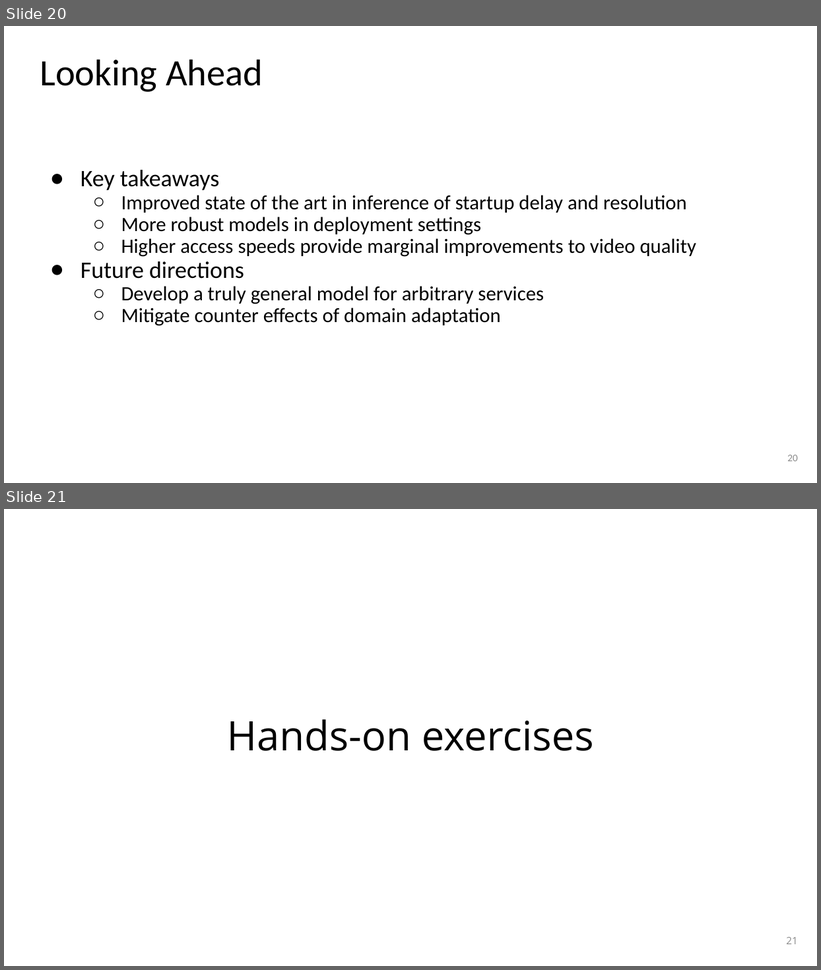
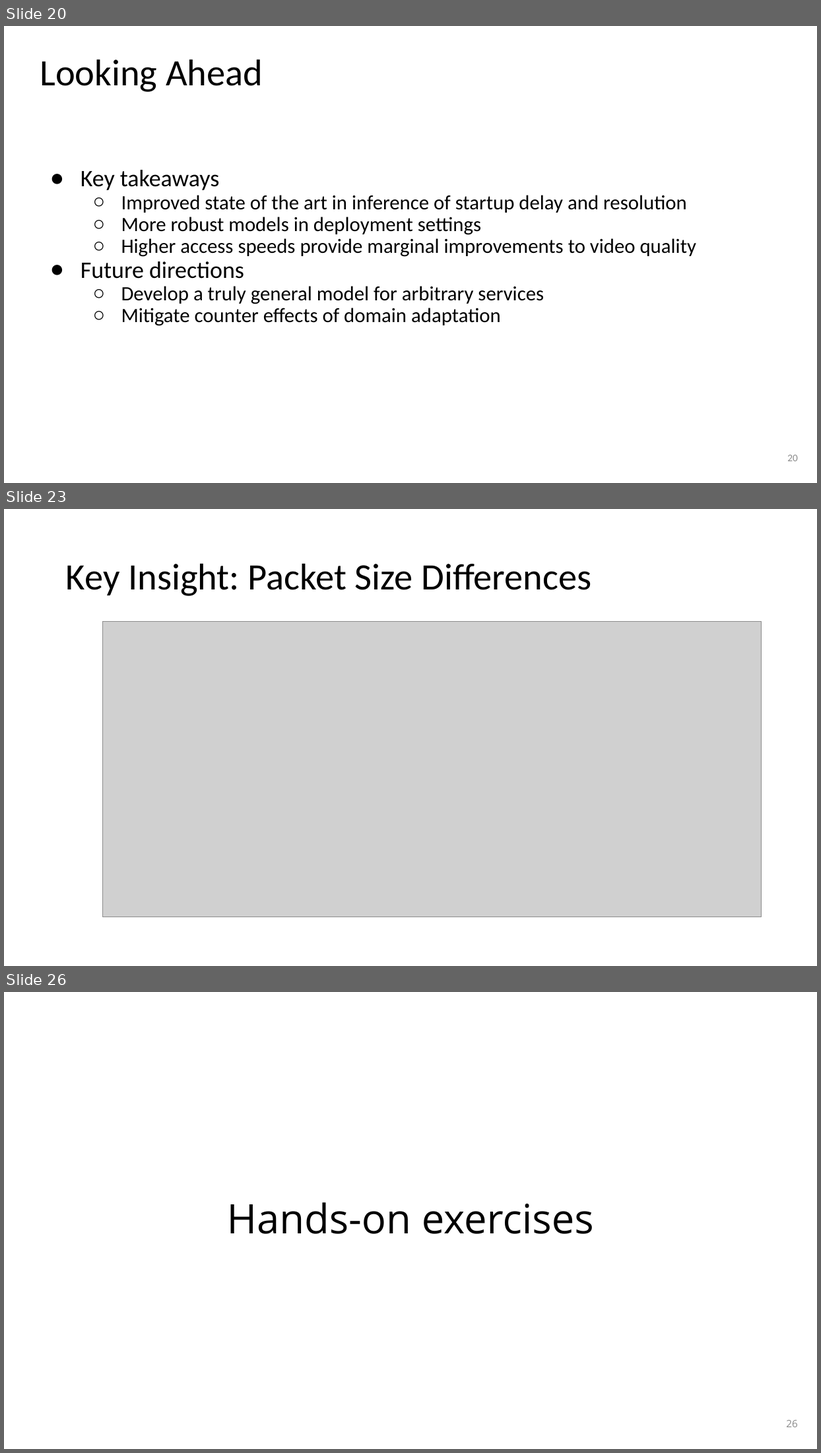
Before and after one commit to noise-lab/ml-systems, a slide deck: docs/slides/03-performance.pptx. Shown one above the other, each under a label of ours: slides 20 and 21 before the commit, slides 20, 23 and 26 after it; the slides between them are not shown. The pictures are 821x970 and 821x1453 pixels, drawn with LibreOffice and Linux fonts; fonts in the diff are those of the drawing; grey boxes stand for pictures. Boxes give left, top, right and bottom in pixels: in the first picture for what was removed or moved away, otherwise in the second. Text is boxed around its words. In the diff, an @@ line names an element or a change of style, - is before the commit and + after.

```diff
--- a/docs/slides/03-performance.pptx
+++ b/docs/slides/03-performance.pptx
@@ slide 23 added at box(4, 509, 817, 966), background #FFFFFF @@
@@ title added at box(66, 563, 592, 596), 44 pt, text #000000 @@
+Key Insight: Packet Size Differences
@@ picture added at box(103, 622, 762, 918) @@
@@ what was slide 21 is now slide 26 @@
@@ page number at box(786, 1420, 798, 1428): text changed @@
-21
+26
```
Also in this commit, not shown: 4 other slides added, 1 slide removed, 3 other files.
